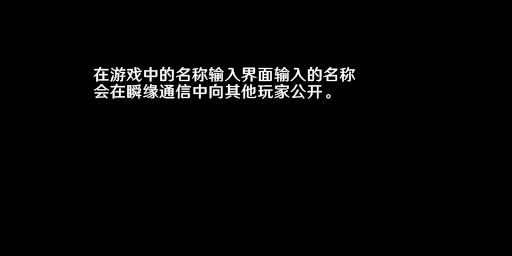
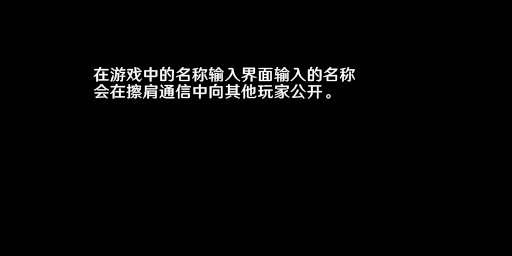
Layered file, before and after one edit (512 × 256). Changes by layer:
renamed "在游戏中的名称输入界面输入的名称 会在瞬缘通信中向其他玩家公开。" to "在游戏中的名称输入界面输入的名称 会在擦肩通信中向其他玩家公开。", painted on it over bbox(126, 84, 159, 99)
